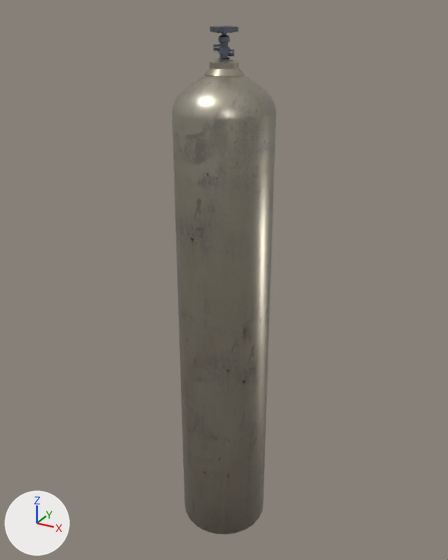
A saved change to the glTF model level_hall/new_items/gas_tank_medium_03_export.glb.
Before and after are seen from a camera (50 mm lens) standing at (0.777, -1.412, 1.54) and looking at (-0.015, 0.027, 0.82). Arrows for +X, +Y and +Z are at lower left; the lights stay in place.

In view in the first picture: 'gas_tank_medium'.
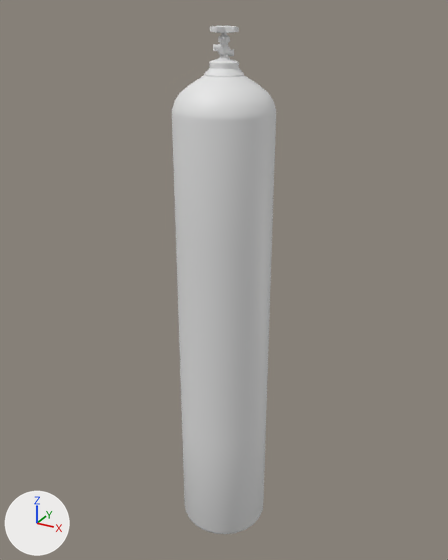
Pixel boxes (x1, y1, x2, y2) of what changed, in the pictures (448 x 560 px):
'gas_tank_medium', recoloured
    both: (172, 25, 276, 534)

The change in detail:
me_cylinder_001 has 896 vertices, 1772 faces and spans x -0.132..0.132, y -0.132..0.132, z 0.001..1.5.
me_cylinder_001 no longer uses material mat_material_002 (picture img_gas_tank_medium_body_color).
